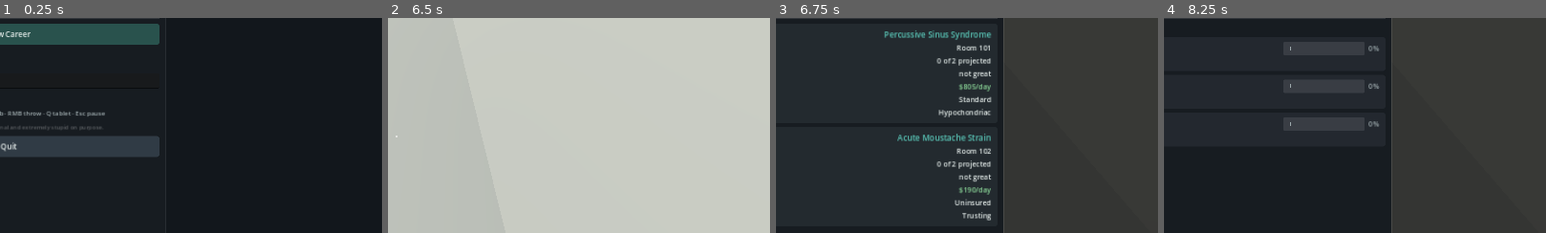
Above: before the commit, frames 1-4 (left to right).
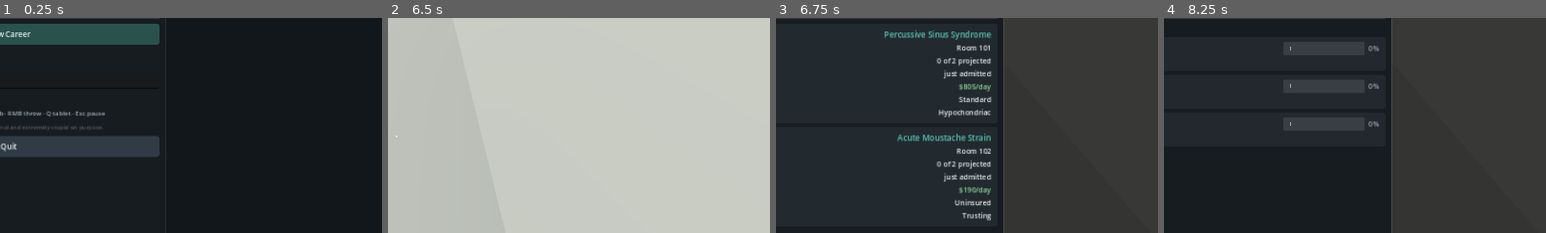
Above: after the commit, the same moments.

Repository: masonobegi/crypts-of-chaos
Game: Godot game, scene res://scenes/Boot.tscn
Same seed, same stepped clock (60 frames per second), same inputs: the game is played once before the commit and once after it.
Inputs (mouse positions are % of the whole screen's width and height, from its top left):
- Up to frame 1 (0.25 s): no input
- Up to frame 2 (6.5 s): click (50, 37) at 0.52 s; type "12" at 0.6 s; click "New Career" at 1.25 s; click "Clock in" at 2 s; tap Enter at 2.75 s; move the mouse to (55, 50) at 2.77 s; hold W (move_forward) from 2.78 s (still down); tap T (chart) at 2.85 s; tap Space (jump) at 3.02, 3.77, 5, 5.27, 6.02 s; move the mouse to (45, 50) at 3.52 s; tap Ctrl (crouch) at 3.6 s; move the mouse to (52, 48) at 4.27 s; click (52, 48) at 4.35 s; move the mouse to (49, 52) at 5.02 s; tap E (interact) at 5.1 s; move the mouse to (57, 51) at 5.77 s; hold Shift (sprint) from 5.78 s (still down)
- Up to frame 3 (6.75 s): keep holding W (move_forward); move the mouse to (42, 49) at 6.52 s; release Shift (sprint) at 6.53 s; tap Q (tablet) at 6.6 s
- Up to frame 4 (8.25 s): tap Space (jump) at 6.77 s; release W (move_forward) at 7.25 s; click "Ward" at 7.25 s; click "People" at 8 s
The pictures show only the part of the screen within x 49-99%, y 22-72%; the shares and areas given below are measured in that part.

Frames 1-2 are identical in both runs. In frame 3, 0.4% of the frame differs, in the area x 43-57%, y 24-77%; in frame 4, nothing differs.

Commit message:
Clinical impression is relative to expected progress, not absolute
The tablet showed "not great" against every patient on the morning they were
admitted, which is true and completely useless. Absolute recovery bands answer
a question nobody is asking.

The impression now compares recovery against how far through the projected stay
the patient is, so it answers the question a doctor actually has — and, not
coincidentally, the question the player has about whether their interference is
working: just admitted, ahead of schedule, coming along as expected, slower than
I would like, not coming along at all.

Still qualitative. There is still no number anywhere.

677 assertions, 40 smoke checks, 14 balance checks.

Co-Authored-By: Claude Opus 5 <noreply@anthropic.com>
Claude-Session: https://claude.ai/code/session_012v14cF2GepYx5imtAqBXn5

Diff:
--- a/scripts/core/patient.gd
+++ b/scripts/core/patient.gd
@@ -179,13 +179,27 @@
 	}
 
 ## Coarse, honest-ish read a competent doctor gets from looking at them.
+##
+## Deliberately RELATIVE to how far through the projected stay they are, not
+## absolute. "Not great" on the morning of admission is true and useless; what a
+## doctor actually wants to know is whether this person is on track — which is
+## also exactly the question the player is asking about their own interference.
 func apparent_state() -> String:
-	if recovery >= 0.98: return "ready to go home"
-	if recovery >= 0.75: return "nearly there"
-	if recovery >= 0.45: return "improving"
-	if recovery >= 0.2: return "stable"
-	if recovery >= 0.0: return "not great"
-	return "actively worse than on arrival"
+	if recovery < 0.0:
+		return "worse than on arrival"
+	if recovery >= 0.98:
+		return "ready to go home"
+	if days_admitted < 0.3:
+		return "just admitted"
+	var expected: float = clampf(days_admitted / maxf(expected_stay_days, 0.2), 0.0, 1.0)
+	var delta: float = recovery - expected
+	if delta > 0.2:
+		return "ahead of schedule"
+	if delta > -0.08:
+		return "coming along as expected"
+	if delta > -0.25:
+		return "slower than I would like"
+	return "not coming along at all"
 
 func condition_name() -> String:
 	return DB.condition_name(condition_id)
--- a/tests/test_core.gd
+++ b/tests/test_core.gd
@@ -302,3 +302,41 @@
 			continue
 		t.lt(float(c["base_days"]), 2.0, "%s is a short stay" % cid)
 		t.gt(float(c["revenue"]), 2000.0, "%s bills heavily per day" % cid)
+
+func test_clinical_impression_is_relative_to_expected_progress() -> void:
+	# Absolute bands made every freshly-admitted patient read "not great", which
+	# is true and useless. The question that matters — to a doctor and to a
+	# player checking whether their interference worked — is "on track?".
+	var fresh := Patient.new("f")
+	fresh.expected_stay_days = 4.0
+	fresh.days_admitted = 0.1
+	fresh.recovery = 0.0
+	t.eq(fresh.apparent_state(), "just admitted", "day one is not a diagnosis")
+
+	var on_track := Patient.new("t")
+	on_track.expected_stay_days = 4.0
+	on_track.days_admitted = 2.0
+	on_track.recovery = 0.5
+	t.eq(on_track.apparent_state(), "coming along as expected", "halfway through, halfway better")
+
+	var stalled := Patient.new("s")
+	stalled.expected_stay_days = 4.0
+	stalled.days_admitted = 2.0
+	stalled.recovery = 0.1
+	t.eq(stalled.apparent_state(), "not coming along at all", "a stalled patient reads as stalled")
+
+	var quick := Patient.new("q")
+	quick.expected_stay_days = 4.0
+	quick.days_admitted = 1.0
+	quick.recovery = 0.8
+	t.eq(quick.apparent_state(), "ahead of schedule", "and a fast one reads as fast")
+
+	var done := Patient.new("d")
+	done.days_admitted = 3.0
+	done.recovery = 1.0
+	t.eq(done.apparent_state(), "ready to go home", "recovered beats everything else")
+
+	var worse := Patient.new("w")
+	worse.days_admitted = 3.0
+	worse.recovery = -0.1
+	t.eq(worse.apparent_state(), "worse than on arrival", "and going backwards is unmistakable")
